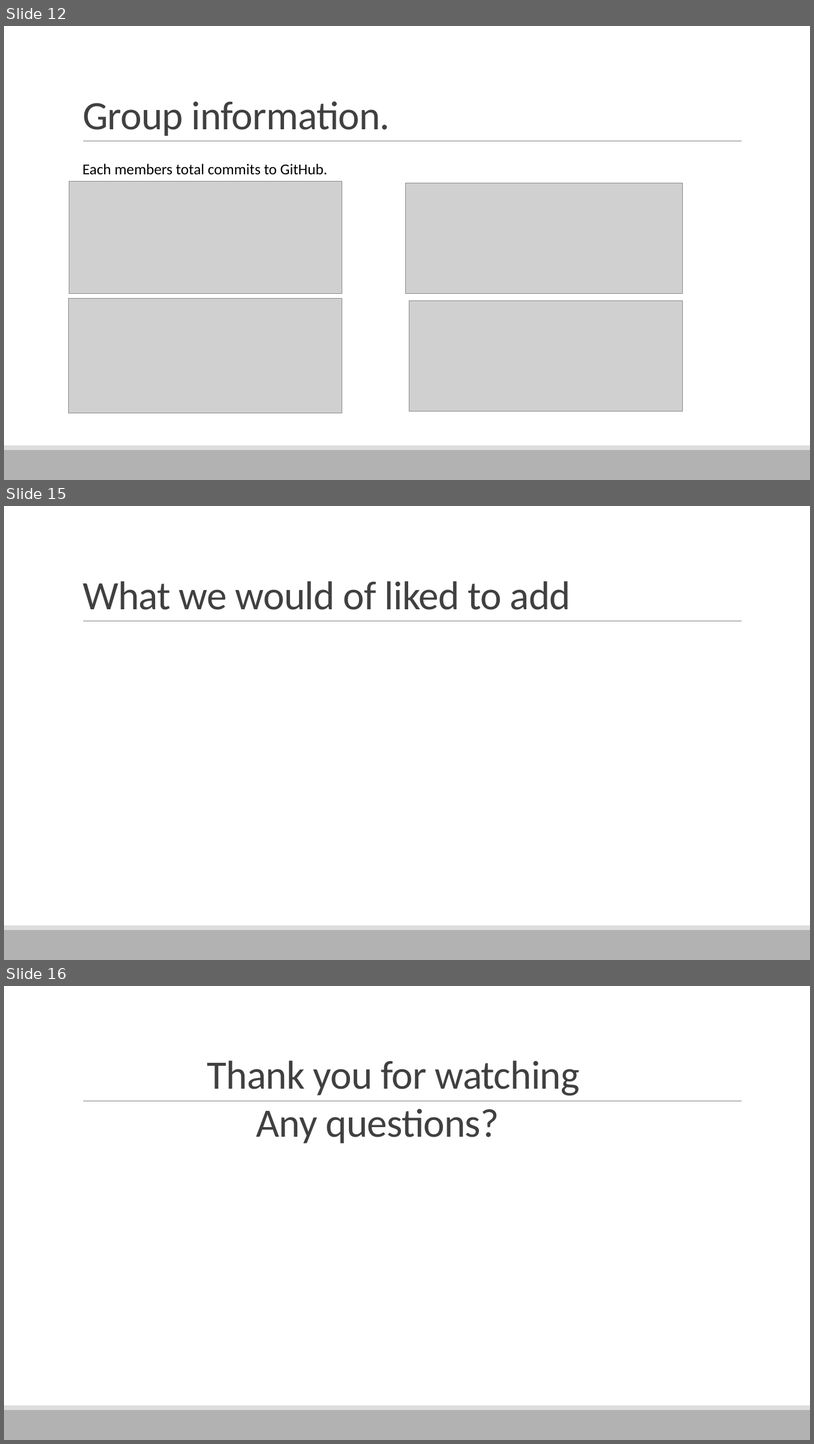
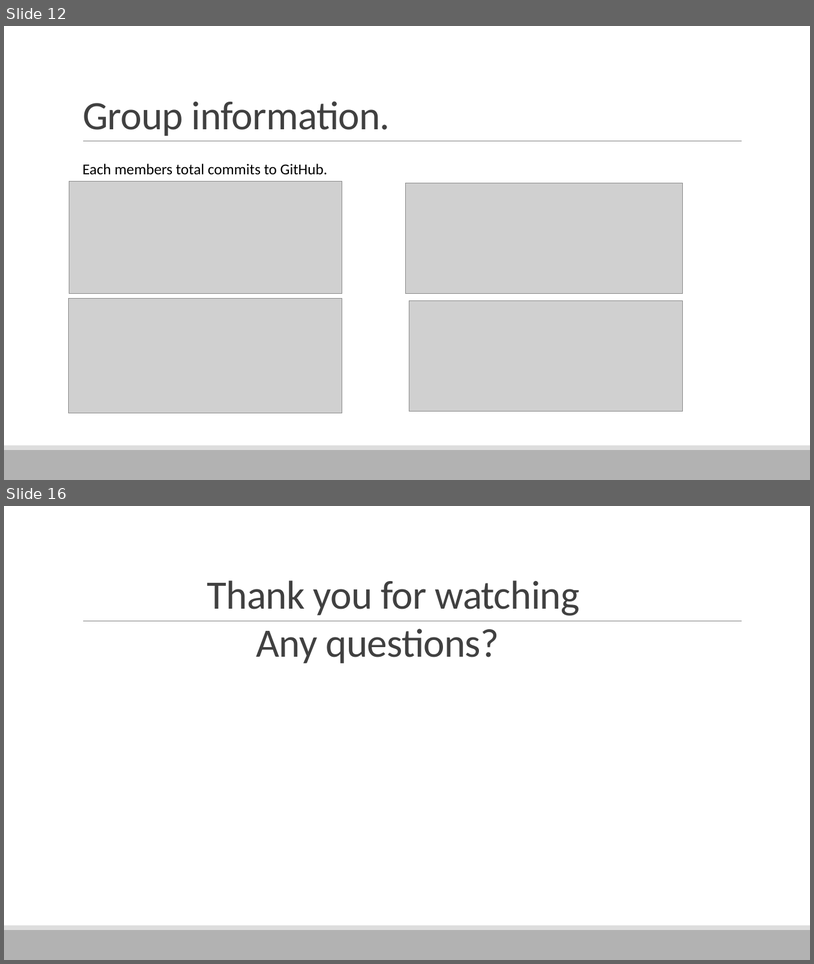
Before and after one commit to UoSGamesGroups/first-semester-l4-5-group-15, a slide deck: Managment/Presentations/Final Power Point Presentation.pptx. Shown one above the other, each under a label of ours: slides 12, 15 and 16 before the commit, slides 12 and 16 after it; the slides between them are not shown. The pictures are 814x1444 and 814x964 pixels, drawn with LibreOffice and Linux fonts; fonts in the diff are those of the drawing; grey boxes stand for pictures. Boxes give left, top, right and bottom in pixels: in the first picture for what was removed or moved away, otherwise in the second. Text is boxed around its words. In the diff, an @@ line names an element or a change of style, - is before the commit and + after.

```diff
--- a/Managment/Presentations/Final Power Point Presentation.pptx
+++ b/Managment/Presentations/Final Power Point Presentation.pptx
@@ slide 15 removed at (4,506,810,960), background #FFFFFF; not listed: 3 template elements that a slide beside it also shows @@
@@ title removed at (83,581,571,610) @@
-What we would of liked to add
```
Also in this commit, not shown: 4 slides changed, 1 slide added, 14 other files.
